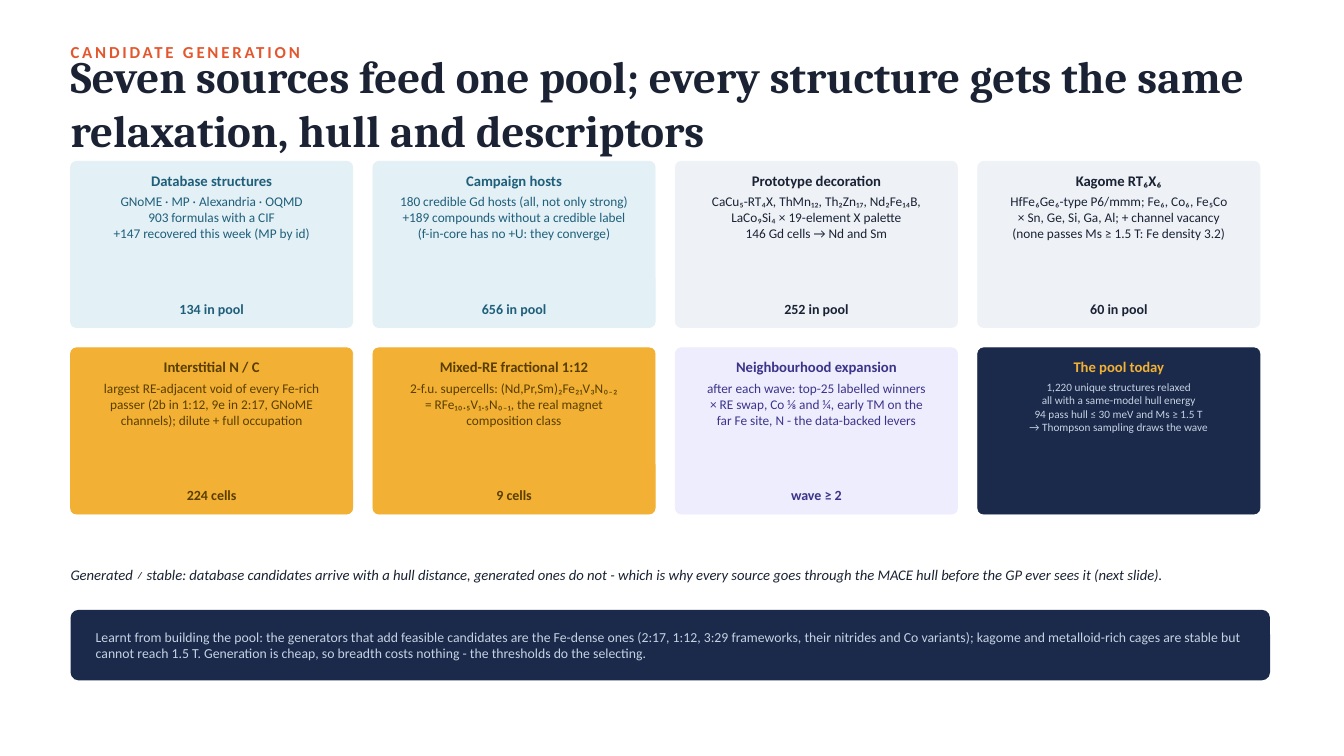
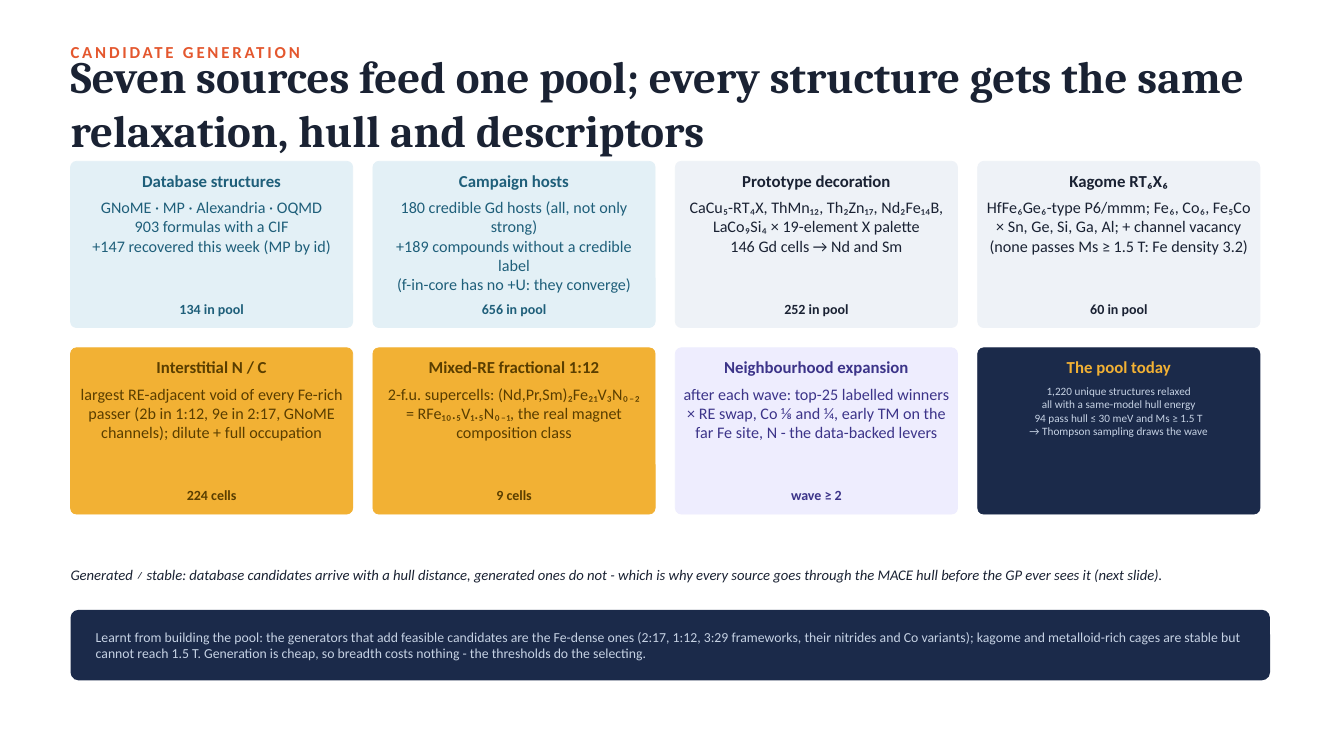
Before and after one commit to PGaneshIyer/NEEL, a slide deck: slide 25 of MAGNITO_Fe-HREE_screening.pptx (slide 24 before the commit). Drawn at 1344x756 pixels with LibreOffice and Linux fonts; fonts in the diff are those of the drawing. Boxes give left, top, right and bottom in pixels: in the first picture for what was removed or moved away, otherwise in the second. Text is boxed around its words. In the diff, an @@ line names an element or a change of style, - is before the commit and + after.

```diff
--- a/MAGNITO_Fe-HREE_screening.pptx
+++ b/MAGNITO_Fe-HREE_screening.pptx
@@ size 10.5 to 12 pt in 8 elements at [142, 175, 281, 187], [459, 175, 569, 190], [742, 175, 891, 190], [1069, 176, 1168, 190], [156, 361, 267, 373], [429, 361, 599, 373], [724, 361, 908, 376], [1067, 361, 1171, 376] @@
@@ size 9.5 to 11.5 pt in 7 elements at [92, 202, 331, 255], [396, 201, 632, 293], [690, 202, 943, 252], [987, 202, 1251, 255], [81, 389, 343, 441], [388, 388, 640, 441], [684, 389, 949, 440] @@
@@ text "1,220 unique structures relaxed": place and size @@
-text "1,220 unique structures relaxed" at [1035, 383, 1208, 433]
+text "1,220 unique structures relaxed" at [1035, 387, 1208, 437]
```
Also in this commit, not shown: 4 other slides changed, 1 slide added, 2 other files.
